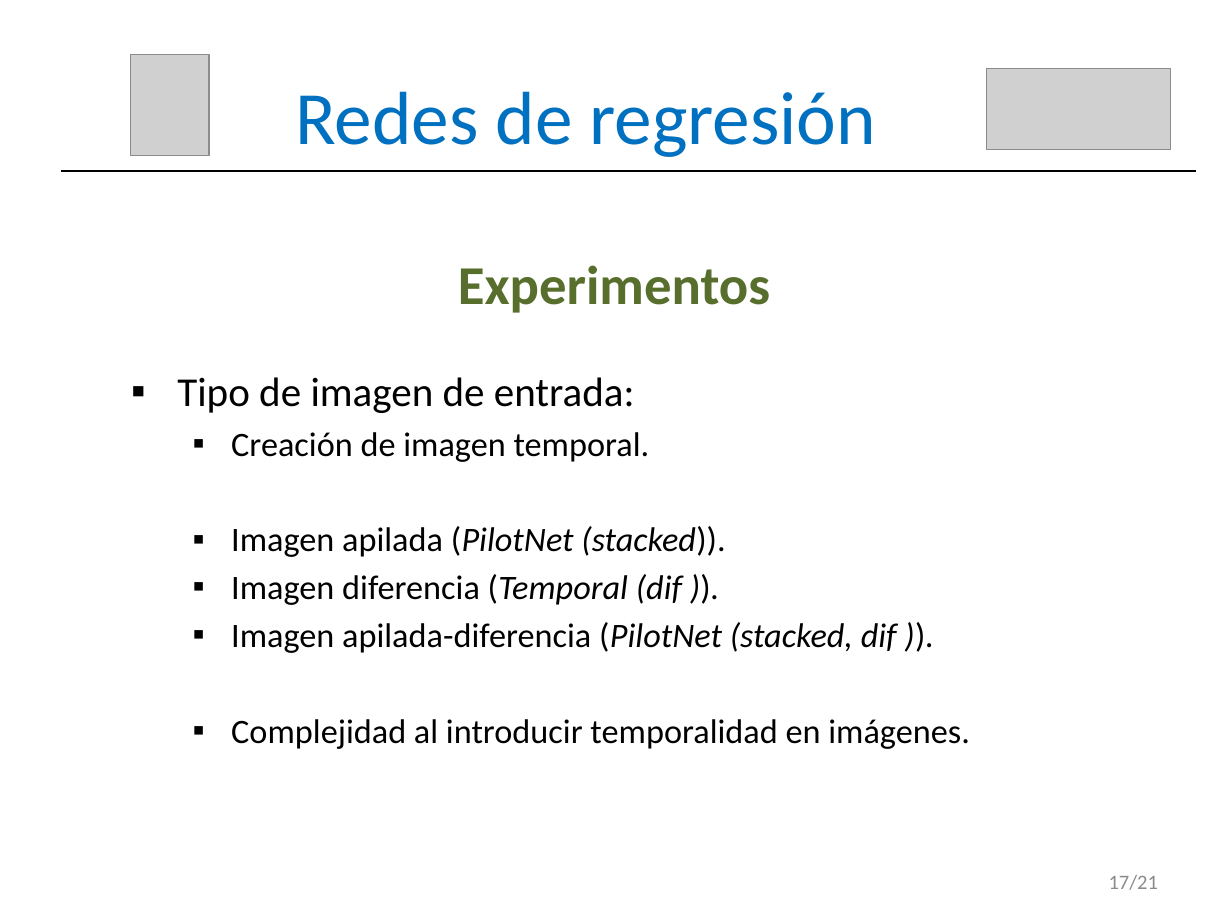
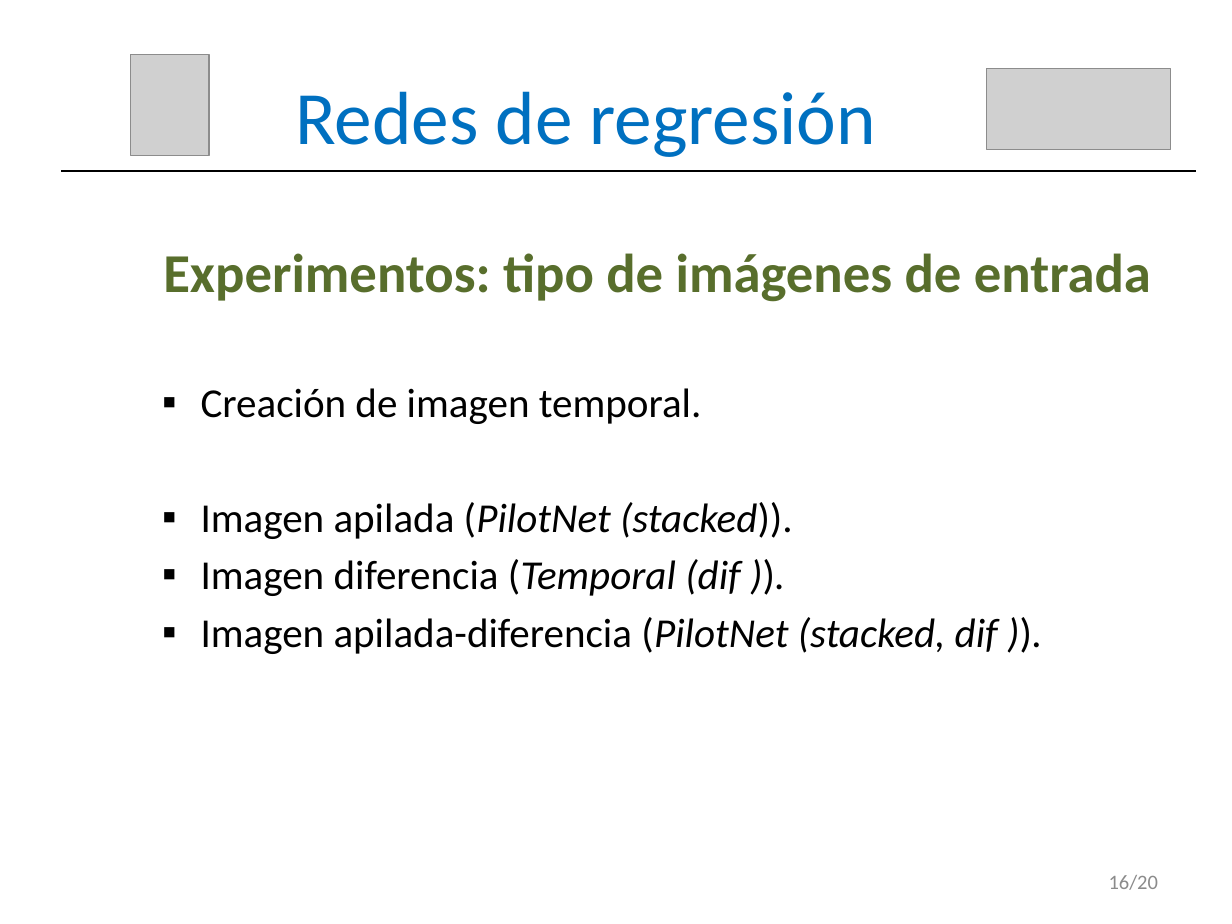
Before and after one commit to RoboticsLabURJC/2017-tfm-vanessa-fernandez, a slide deck: slide 17 of Memoria/Presentación.pptx (slide 18 before the commit). Drawn at 1232x924 pixels with LibreOffice and Linux fonts; fonts in the diff are those of the drawing; grey boxes stand for pictures. Boxes give left, top, right and bottom in pixels: in the first picture for what was removed or moved away, otherwise in the second. Text is boxed around its words. In the diff, an @@ line names an element or a change of style, - is before the commit and + after.

```diff
--- a/Memoria/Presentación.pptx
+++ b/Memoria/Presentación.pptx
@@ text at [163, 253, 1151, 302]: text changed @@
-Experimentos
+Experimentos: tipo de imágenes de entrada
@@ text "Creación de imagen temporal.": place and size @@
-text "Creación de imagen temporal." at [177, 377, 970, 749]
+text "Creación de imagen temporal." at [201, 388, 998, 654]
@@ text "Creación de imagen temporal." at [201, 388, 998, 654]: size 20 to 24 pt @@
@@ text at [177, 377, 635, 413]: paragraph removed @@
-▪ Tipo de imagen de entrada:
@@ text at [231, 719, 970, 749]: paragraph removed @@
-  ▪ Complejidad al introducir temporalidad en imágenes.
@@ text at [1109, 875, 1158, 890]: text changed @@
-17/21
+16/20
```
Also in this commit, not shown: 19 other slides changed, 1 slide removed.
